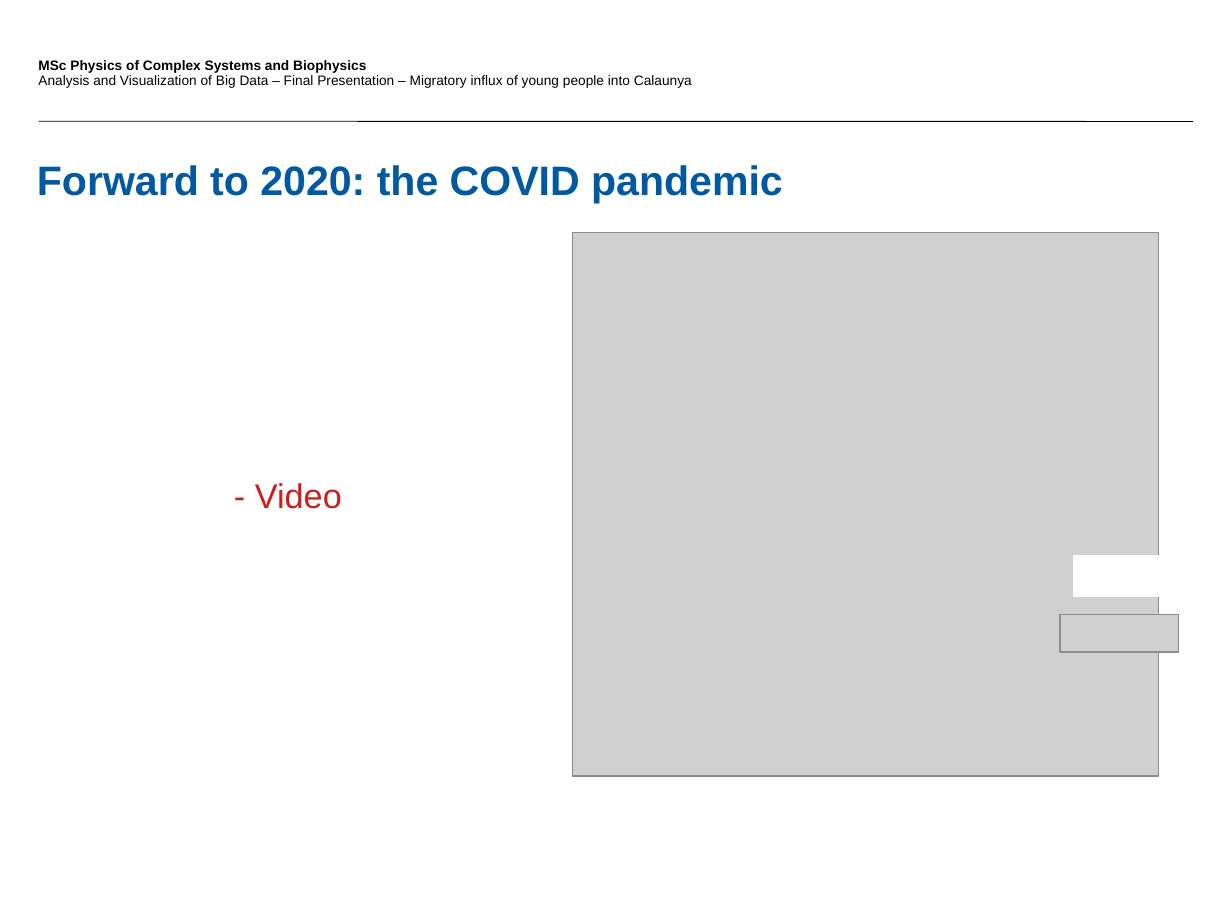
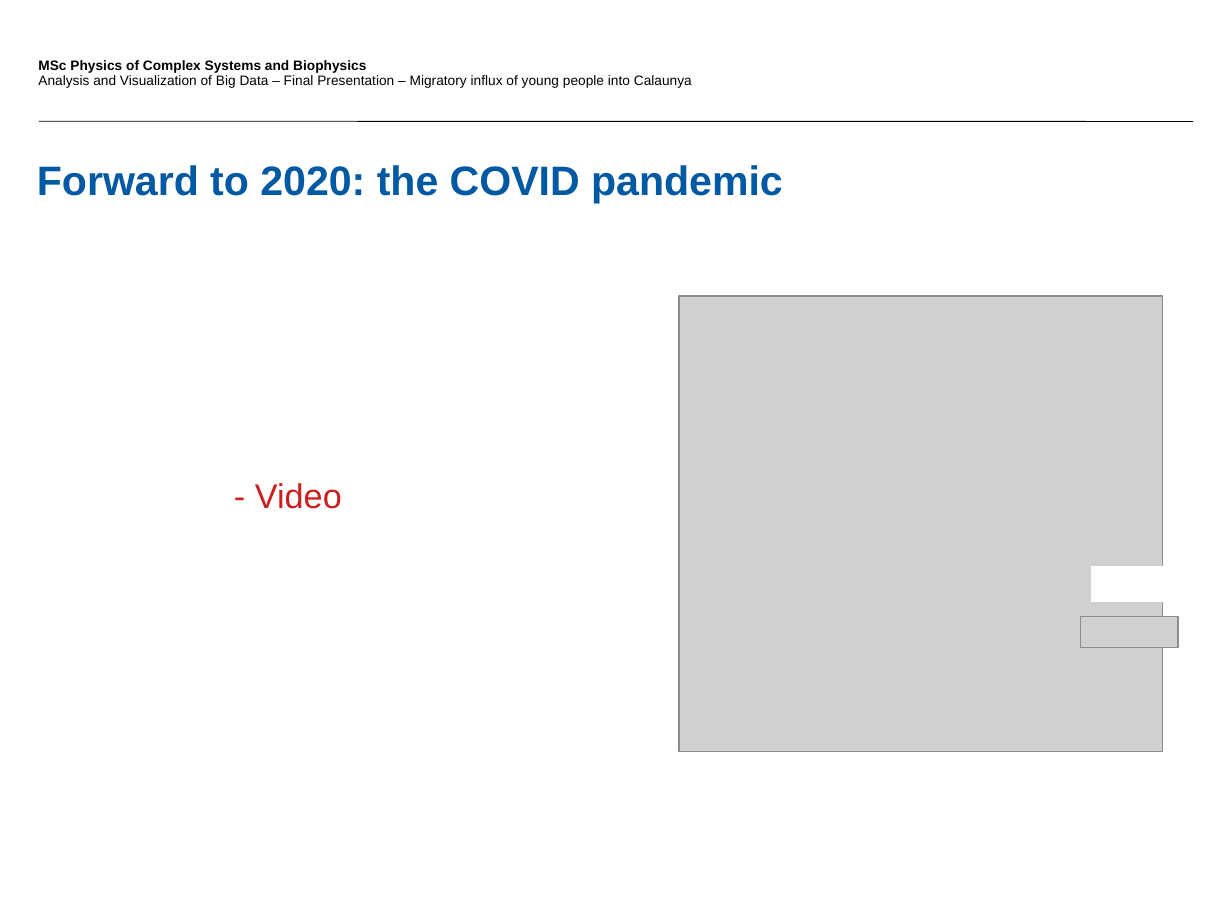
Before and after one commit to sowor14/Final_Dashboard, a slide deck: slide 13 of FinalPresentation_G1_v1.pptx. Drawn at 1232x924 pixels with LibreOffice and Linux fonts; fonts in the diff are those of the drawing; grey boxes stand for pictures; background and template pictures are left out. Boxes give left, top, right and bottom in pixels: in the first picture for what was removed or moved away, otherwise in the second. Text is boxed around its words. In the diff, an @@ line names an element or a change of style, - is before the commit and + after.

```diff
--- a/FinalPresentation_G1_v1.pptx
+++ b/FinalPresentation_G1_v1.pptx
@@ picture: place and size @@
-picture at bbox=[573, 233, 1159, 776]
+picture at bbox=[679, 296, 1162, 752]
@@ rectangle: place and size @@
-rectangle at bbox=[1073, 556, 1158, 596]
+rectangle at bbox=[1092, 567, 1162, 601]
@@ picture: place and size @@
-picture at bbox=[1060, 615, 1178, 652]
+picture at bbox=[1080, 616, 1178, 647]
```
Also in this commit, not shown: 6 other slides changed, 3 other files.
